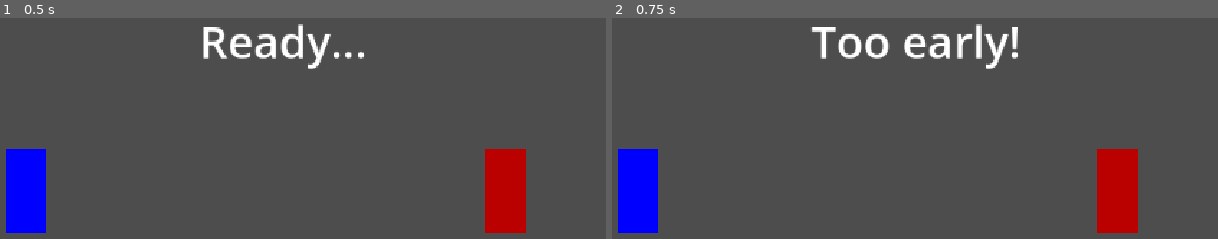
Above: before the commit, frames 1-2 (left to right).
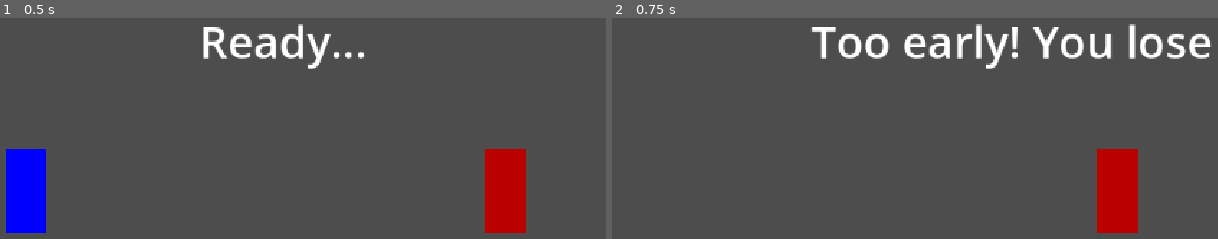
Above: after the commit, the same moments.

Repository: karolszwedo/last-draw
Game: Godot game, scene res://duel.tscn
The game is run twice, just before and just after one commit, with the same random seed, the same clock (stepped at 60 frames per second) and the same inputs.
Inputs:
- Up to frame 1 (0.5 s): no input
- Up to frame 2 (0.75 s): tap Enter at 0.5 s; tap Space at 0.6 s

Frame 1 is identical in both runs. In frame 2, 4.2% of the frame differs, in the area x 0-100%, y 2-98%.

Commit message:
Przeciwnik strzela po swoim czasie: You win / You lose
Co-Authored-By: Claude Opus 5.5 <noreply@anthropic.com>

Diff:
--- a/godot/duel.gd
+++ b/godot/duel.gd
@@ -5,18 +5,26 @@
 
 func _ready():
 		$Message.text = "Ready..."
-		await get_tree().create_timer(randf_range(2.0, 5.0)).timeout
+		await get_tree().create_timer(randf_range(2.0, 6.0)).timeout
 		if state == "ready":
 				state = "fire"
 				$Message.text = "FIRE!"
 				fire_time = Time.get_ticks_msec()
+				var enemy_time = randf_range(0.55, 0.65)
+				await get_tree().create_timer(enemy_time).timeout
+				if state == "fire":
+						state = "done"
+						$Message.text = "%.3f s - You lose" % enemy_time
+						$Player.hide()
 
 func _unhandled_input(event):
 		if event is InputEventKey and event.pressed and event.keycode == KEY_SPACE:
 				if state == "ready":
 						state = "done"
-						$Message.text = "Too early!"
+						$Message.text = "Too early! You lose"
+						$Player.hide()
 				elif state == "fire":
 						state = "done"
-						var reaction = Time.get_ticks_msec() - fire_time
-						$Message.text = str(reaction) + " ms"
+						var reaction = (Time.get_ticks_msec() - fire_time) / 1000.0
+						$Message.text = "%.3f s - You win!" % reaction
+						$Enemy.hide()
Not shown, changed: PLAN.md
